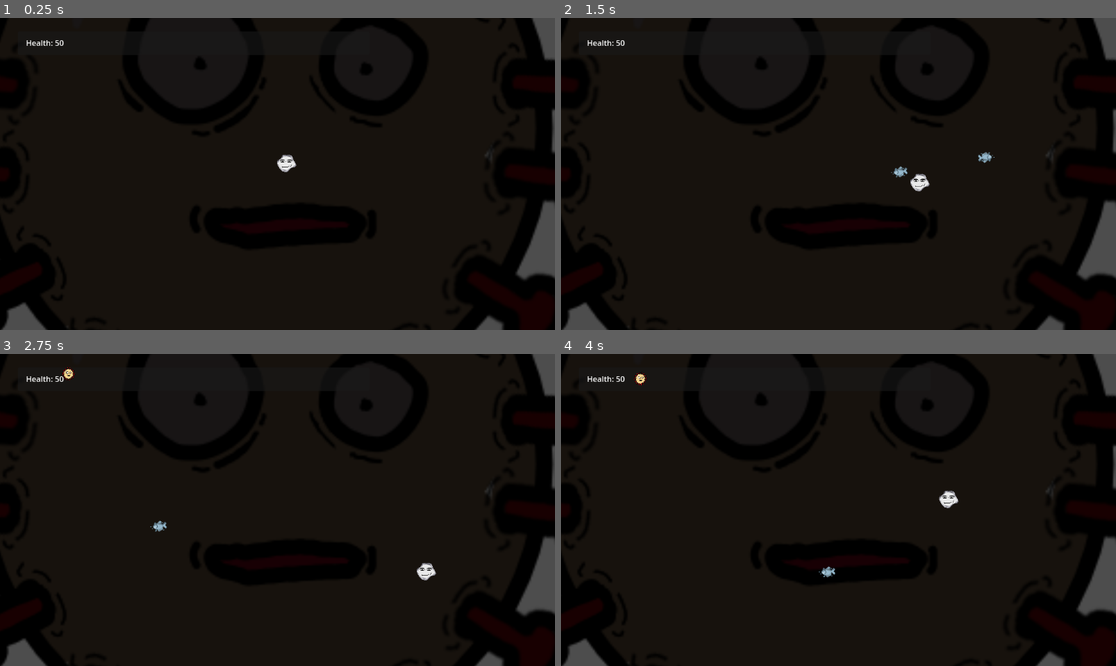
Above: before the commit, frames 1-4 (two rows, left to right).
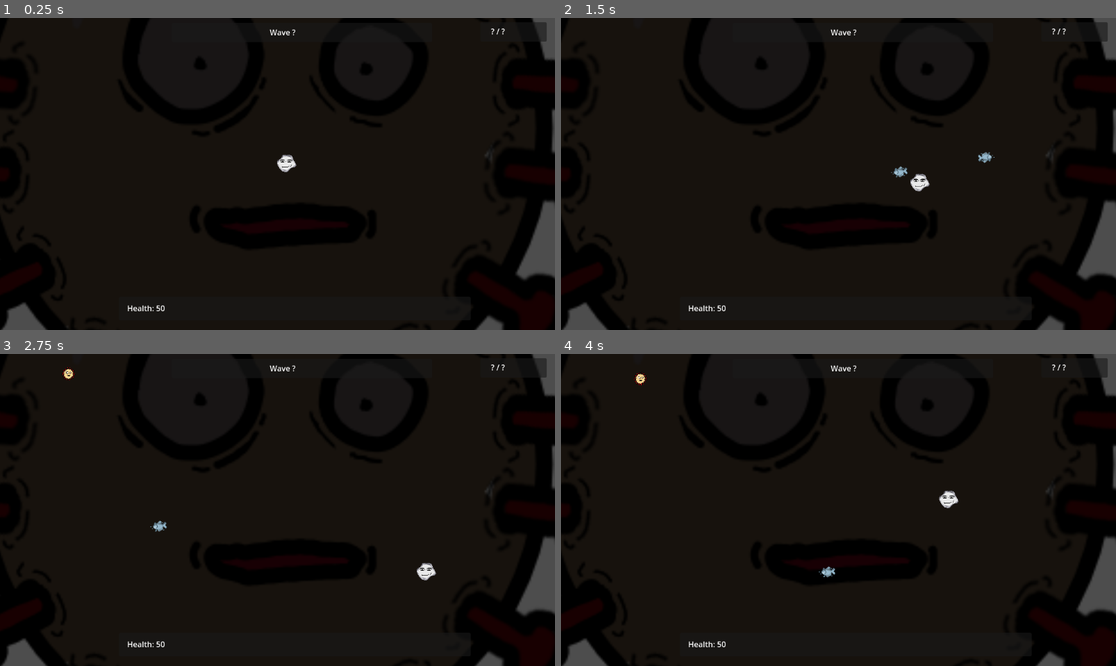
Above: after the commit, the same moments.

Repository: shirograhm/Project-Powerhouse
Game: Godot game, scene res://scenes/game.tscn
Same seed, same stepped clock (60 frames per second), same inputs: the game is played once before the commit and once after it.
Inputs (mouse positions are in pixels of both pictures, inside the frame that each line leads up to):
- Up to frame 1 (0.25 s): no input
- Up to frame 2 (1.5 s): tap Enter at 0.5 s; move the mouse to (960, 158) at 0.52 s; press the mouse at (960, 158) at 0.53 s; hold D (right) 0.53-1.28 s; move the mouse to (727, 189) at 1.27 s; release the mouse at (727, 189) at 1.28 s; hold S (down) from 1.28 s (still down); click (727, 189) at 1.35 s
- Up to frame 3 (2.75 s): move the mouse to (333, 441) at 2.02 s; release S (down) at 2.03 s; press the mouse at (333, 441) at 2.03 s; hold D (right) from 2.03 s (still down)
- Up to frame 4 (4 s): move the mouse to (810, 572) at 2.77 s; release D (right) at 2.78 s; release the mouse at (810, 572) at 2.78 s; hold W (up) 2.78-3.53 s; click (810, 572) at 2.85 s; move the mouse to (1005, 556) at 3.52 s; press the mouse at (1005, 556) at 3.53 s; hold A (left) from 3.53 s (still down)

The runs differ from the first frame. In frame 1, 0.3% of the frame differs, in the area x 4-99%, y 1-94%; in frame 2, 0.3%; in frame 3, 0.3%; in frame 4, 0.3%.

Commit message:
added new hud design

Diff:
--- a/projectpowerhouse/scenes/game.tscn
+++ b/projectpowerhouse/scenes/game.tscn
@@ -32,5 +32,5 @@
 spawn_scene = ExtResource("4_ohd7j")
 player_node = NodePath("../Player")
 
-[node name="Panel" parent="." instance=ExtResource("6_3ns4i")]
+[node name="Hud" parent="." instance=ExtResource("6_3ns4i")]
 player_path = NodePath("../Player")
--- a/projectpowerhouse/scenes/hud.tscn
+++ b/projectpowerhouse/scenes/hud.tscn
@@ -2,14 +2,22 @@
 
 [ext_resource type="Script" path="res://scripts/hud.gd" id="1_voptu"]
 
-[node name="Panel" type="Panel"]
-offset_left = 37.0
-offset_top = 28.0
-offset_right = 767.0
-offset_bottom = 77.0
+[node name="Hud" type="Control"]
+layout_mode = 3
+anchors_preset = 15
+anchor_right = 1.0
+anchor_bottom = 1.0
+grow_horizontal = 2
+grow_vertical = 2
 script = ExtResource("1_voptu")
 
-[node name="Label" type="Label" parent="."]
+[node name="HealthPanel" type="Panel" parent="."]
+offset_left = 247.0
+offset_top = 579.0
+offset_right = 977.0
+offset_bottom = 628.0
+
+[node name="Label" type="Label" parent="HealthPanel"]
 layout_mode = 0
 offset_left = 17.0
 offset_top = 12.0
@@ -17,10 +25,29 @@
 offset_bottom = 35.0
 text = "Health: ?"
 
-[node name="Hud" type="Control" parent="."]
-layout_mode = 1
-anchors_preset = 15
-anchor_right = 1.0
-anchor_bottom = 1.0
-grow_horizontal = 2
-grow_vertical = 2
+[node name="CurrentWavePanel" type="Panel" parent="."]
+layout_mode = 0
+offset_left = 356.0
+offset_top = 10.0
+offset_right = 897.0
+offset_bottom = 50.0
+
+[node name="Label" type="Label" parent="CurrentWavePanel"]
+offset_left = 204.0
+offset_top = 8.0
+offset_right = 349.0
+offset_bottom = 31.0
+text = "Wave ?"
+
+[node name="WaveProgressPanel" type="Panel" parent="."]
+offset_left = 997.0
+offset_top = 9.0
+offset_right = 1135.0
+offset_bottom = 49.0
+
+[node name="Label" type="Label" parent="WaveProgressPanel"]
+offset_left = 22.0
+offset_top = 7.0
+offset_right = 112.0
+offset_bottom = 30.0
+text = "? / ?"
--- a/projectpowerhouse/scripts/hud.gd
+++ b/projectpowerhouse/scripts/hud.gd
@@ -11,4 +11,4 @@
 
 # Called every frame. 'delta' is the elapsed time since the previous frame.
 func _process(delta: float) -> void:
-	$Label.text = "Health: " + str(player_node.health)
+	$HealthPanel/Label.text = "Health: " + str(player_node.health)
